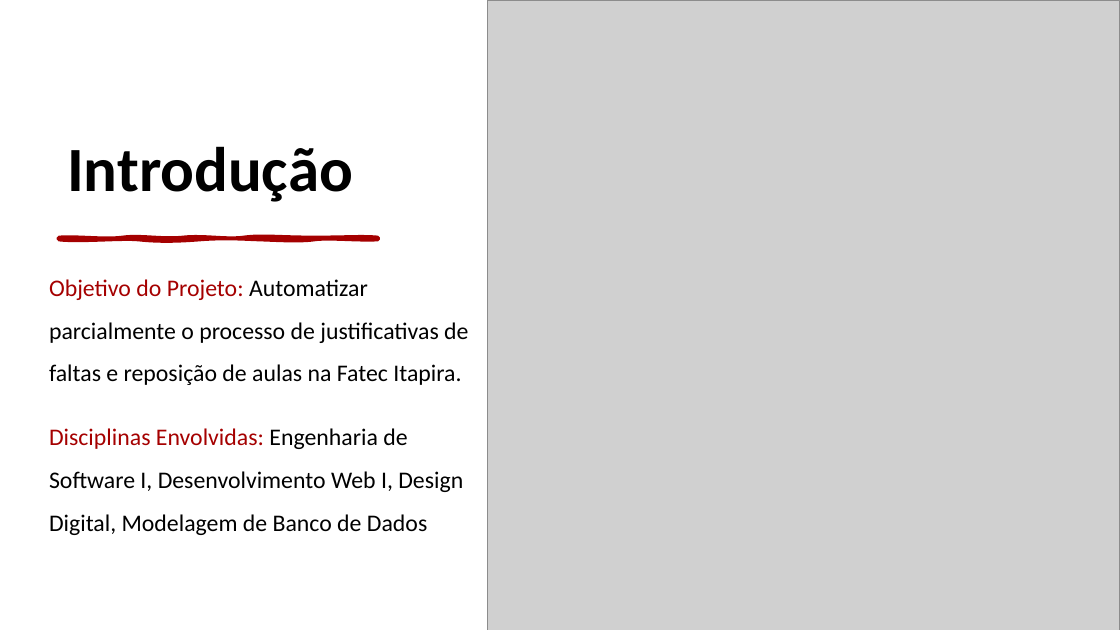
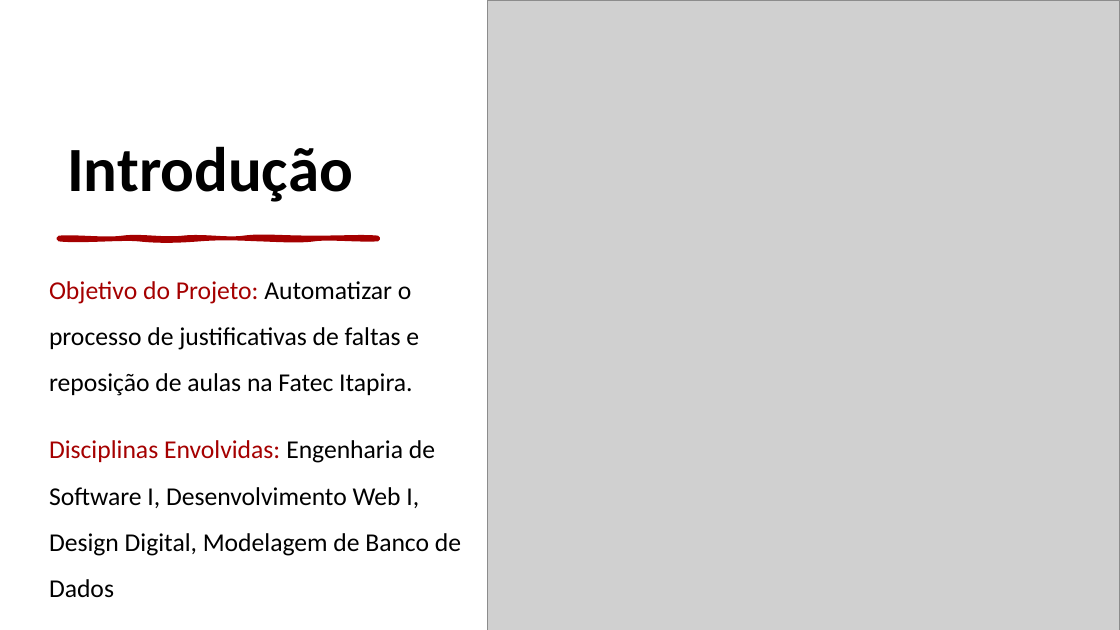
Before and after one commit to rodrigopolastro/portal-reposicoes-aulas-fatec, a slide deck: slide 2 of docs/Slides - Apresentação PI1.pptx. Drawn at 1120x630 pixels with LibreOffice and Linux fonts; fonts in the diff are those of the drawing; grey boxes stand for pictures. Boxes give left, top, right and bottom in pixels: in the first picture for what was removed or moved away, otherwise in the second. Text is boxed around its words. In the diff, an @@ line names an element or a change of style, - is before the commit and + after.

Commit message:
docs: atualiza relatorio do projeto e slides da apresentacao

```diff
--- a/docs/Slides - Apresentação PI1.pptx
+++ b/docs/Slides - Apresentação PI1.pptx
@@ text at box(49, 281, 419, 396): text changed; size 20.4 to 22 pt @@
-Objetivo do Projeto: Automatizar parcialmente o processo de justificativas de faltas e reposição de aulas na Fatec Itapira.
+Objetivo do Projeto: Automatizar o processo de justificativas de faltas e reposição de aulas na Fatec Itapira.
@@ text at box(49, 440, 461, 597): size 20.4 to 22 pt in "Disciplinas Envolvidas: Engenharia de Software I, Desenvolvi ..." @@
```
Also in this commit, not shown: 1 other slide changed, 4 other files.
